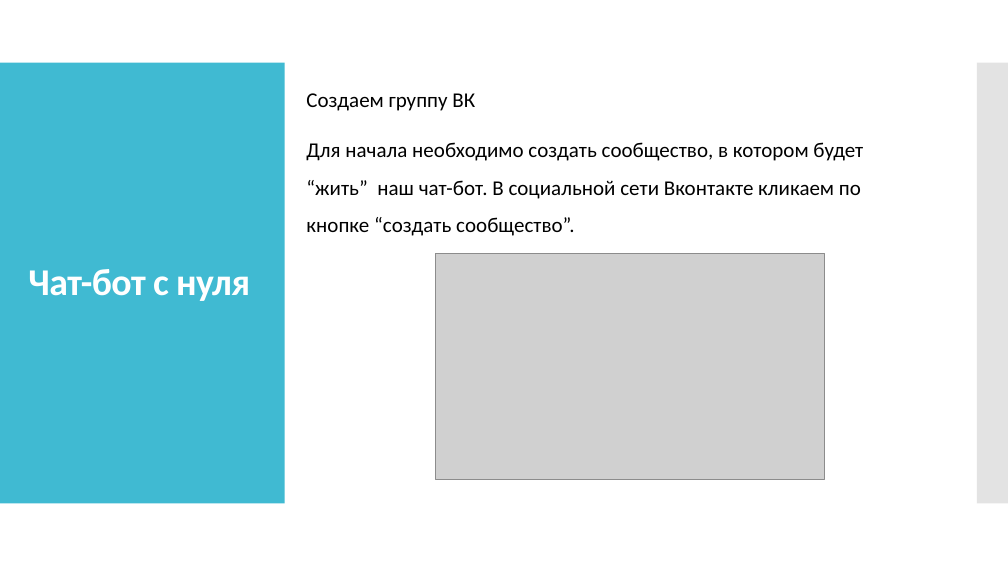
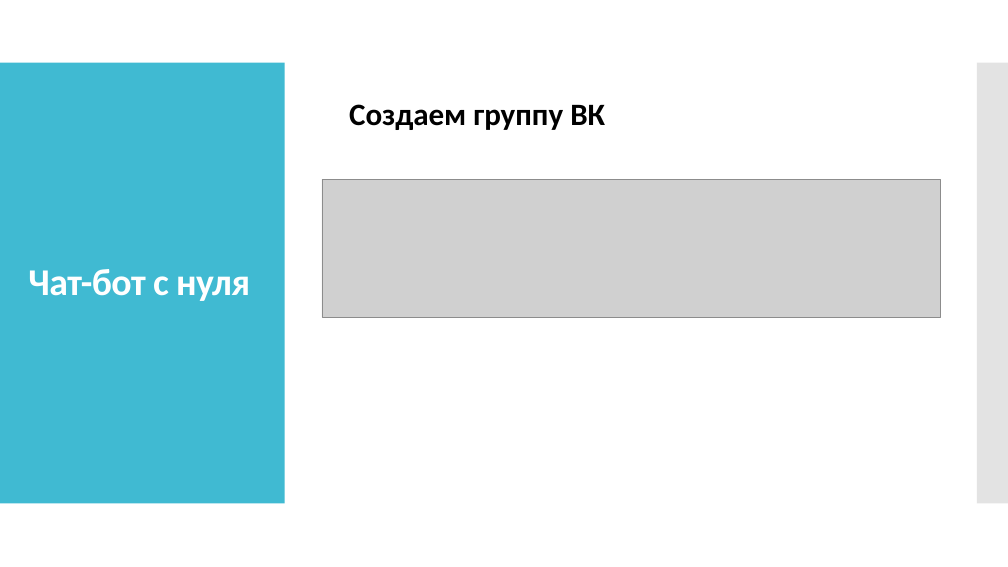
Before and after one commit to Gred1/BotProject, a slide deck: slide 9 of Создание бота, как искусственного интеллекта посредством языка.pptx. Drawn at 1008x567 pixels with LibreOffice and Linux fonts; fonts in the diff are those of the drawing; grey boxes stand for pictures. Boxes give left, top, right and bottom in pixels: in the first picture for what was removed or moved away, otherwise in the second. Text is boxed around its words. In the diff, an @@ line names an element or a change of style, - is before the commit and + after.

```diff
--- a/Создание бота, как искусственного интеллекта посредством языка.pptx
+++ b/Создание бота, как искусственного интеллекта посредством языка.pptx
@@ text "Создаем группу ВК": place and size @@
-text "Создаем группу ВК" at box(306, 93, 863, 236)
+text "Создаем группу ВК" at box(349, 104, 605, 130)
@@ text "Создаем группу ВК" at box(349, 104, 605, 130): size 20 to 29.6 pt, bold on; line spacing 1.5 to 1.4 @@
@@ text at box(306, 142, 863, 236): paragraph removed @@
-Для начала необходимо создать сообщество, в котором будет “жить” наш чат-бот. В социальной сети Вконтакте кликаем по кнопке “создать сообщество”.
@@ picture added at box(322, 179, 941, 318) @@
@@ picture removed at box(436, 253, 825, 479) @@
```
Also in this commit, not shown: 6 other slides changed.
